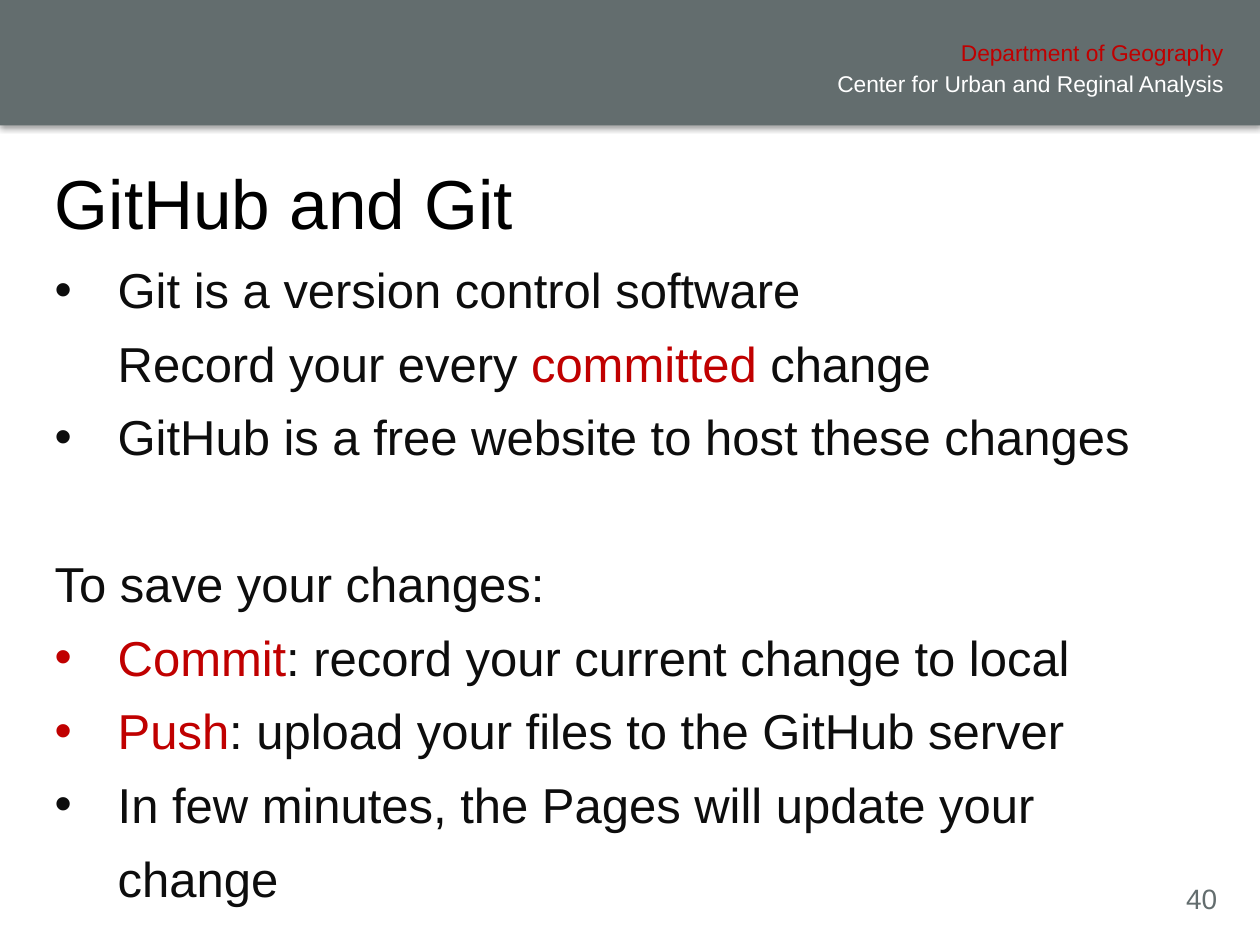
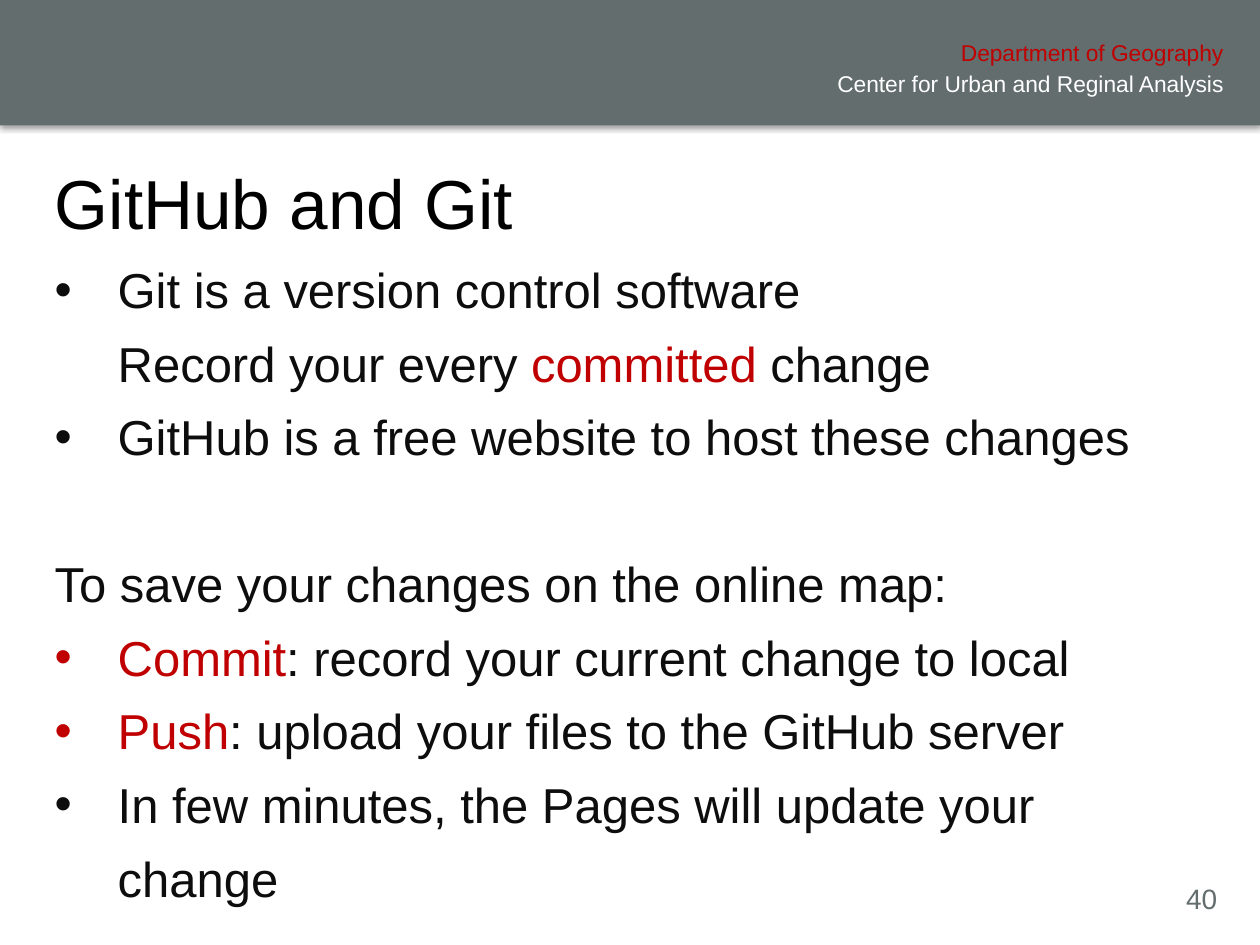
Before and after one commit to xiaohuiliugis/UCGIS-Fullstack-Geovisualization-Workshop, a slide deck: slide 40 of doc/presentation.pptx. Drawn at 1260x945 pixels with LibreOffice and Linux fonts; fonts in the diff are those of the drawing; background and template pictures are left out. Boxes give left, top, right and bottom in pixels: in the first picture for what was removed or moved away, otherwise in the second. Text is boxed around its words. In the diff, an @@ line names an element or a change of style, - is before the commit and + after.

```diff
--- a/doc/presentation.pptx
+++ b/doc/presentation.pptx
@@ text at box(55, 566, 947, 613): text changed @@
-To save your changes:
+To save your changes on the online map:
```
Also in this commit, not shown: 1 other slide changed, 6 slides added, 1 slide removed, 1 other file.
